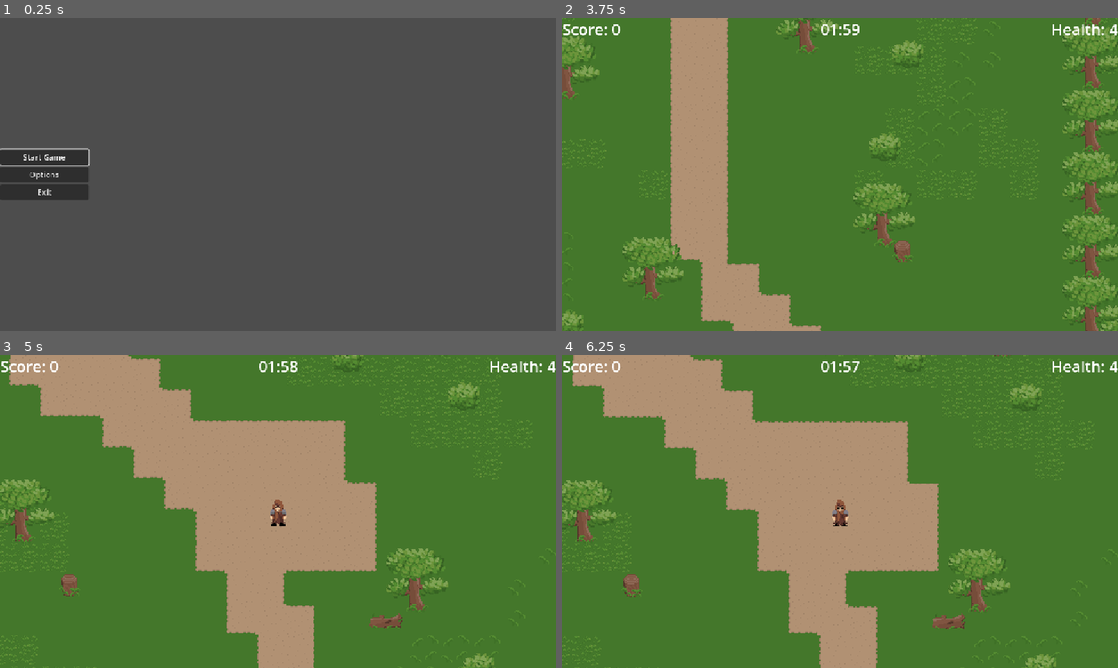
Above: before the commit, frames 1-4 (two rows, left to right).
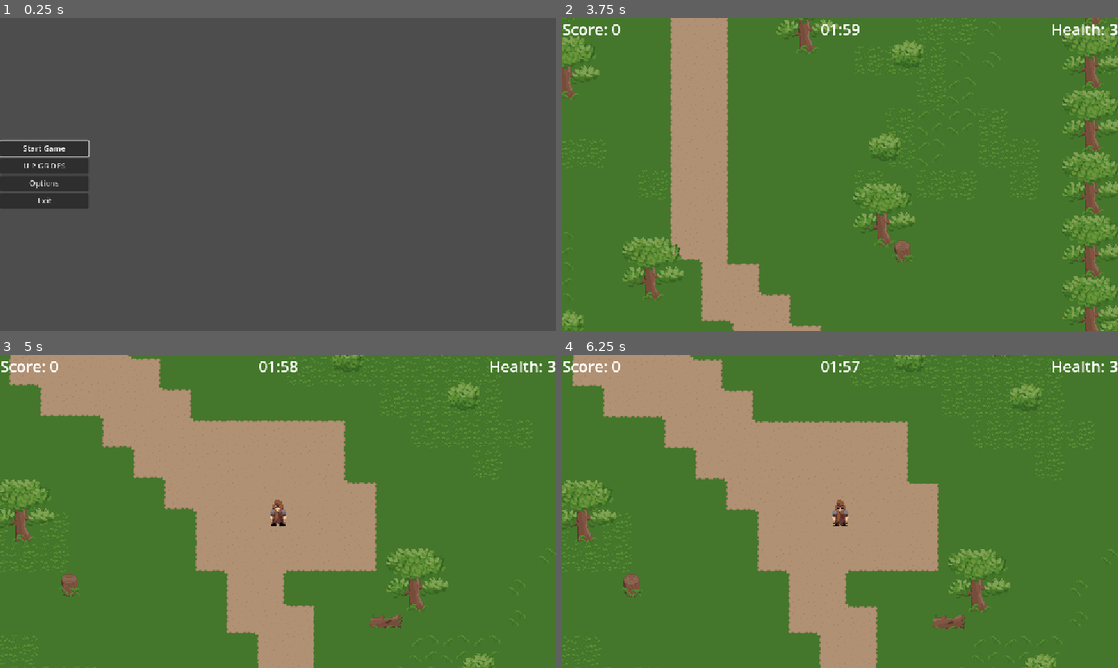
Above: after the commit, the same moments.

Repository: SethDotOrg/smallgame
Game: Godot game, scene res://Scenes/UI/main_menu.tscn
The game is run twice, just before and just after one commit, with the same random seed, the same clock (stepped at 60 frames per second) and the same inputs.
Inputs (mouse positions are in pixels of both pictures, inside the frame that each line leads up to):
- Up to frame 1 (0.25 s): no input
- Up to frame 2 (3.75 s): click (606, 165) at 0.5 s, where only the run after the commit has a clickable "U P GR DES"; click (656, 115) at 1.27 s; click "Start Game" at 2 s; click (756, 111) at 2.75 s; click (739, 89) at 3.5 s
- Up to frame 3 (5 s): tap Enter at 4.25 s; hold Up (attack_up) from 4.28 s (still down)
- Up to frame 4 (6.25 s): keep holding Up (attack_up)

The runs differ from the first frame. In frame 1, 1.5% of the frame differs, in the area x 0-17%, y 39-61%; in frame 2, less than 0.1%; in frame 3, less than 0.1%; in frame 4, less than 0.1%.

Commit message:
add upgrade menu start

Diff:
--- /dev/null
+++ b/Scenes/UI/Upgrades.tscn
@@ -0,0 +1,71 @@
+[gd_scene load_steps=8 format=3 uid="uid://c7a6tfk47uxt1"]
+
+[ext_resource type="Texture2D" uid="uid://dghgvto1y1asr" path="res://Sprites/UI/ArrowBack Unpressed.png" id="1_1878f"]
+[ext_resource type="Script" uid="uid://bdx5ix6wo2lyc" path="res://Scripts/UI/upgrades.gd" id="1_ss206"]
+[ext_resource type="Texture2D" uid="uid://bgwmvfw8krfuw" path="res://Sprites/UI/ArrowBack pressed.png" id="2_ss206"]
+[ext_resource type="Texture2D" uid="uid://s3lqy4udgerl" path="res://Sprites/UI/ArrowBack Unpressed Focussed.png" id="3_e6vcm"]
+[ext_resource type="Texture2D" uid="uid://b3fmmri54cirx" path="res://Sprites/UI/Plus Unpressed.png" id="7_y82po"]
+[ext_resource type="Texture2D" uid="uid://s1yw1r8hkudh" path="res://Sprites/UI/Plus Pressed.png" id="8_bumd1"]
+[ext_resource type="Texture2D" uid="uid://brulh301wapic" path="res://Sprites/UI/Plus Unpressed Focussed.png" id="9_a6y6k"]
+
+[node name="Upgrades" type="Control"]
+layout_mode = 3
+anchors_preset = 15
+anchor_right = 1.0
+anchor_bottom = 1.0
+grow_horizontal = 2
+grow_vertical = 2
+script = ExtResource("1_ss206")
+
+[node name="CanvasLayer" type="CanvasLayer" parent="."]
+layer = 128
+follow_viewport_scale = 2.0
+
+[node name="Title" type="RichTextLabel" parent="CanvasLayer"]
+offset_right = 1004.0
+offset_bottom = 131.0
+theme_override_font_sizes/normal_font_size = 94
+text = "Upgrades
+"
+
+[node name="AudioMenu" type="VBoxContainer" parent="CanvasLayer"]
+anchors_preset = 4
+anchor_top = 0.5
+anchor_bottom = 0.5
+offset_left = 32.0
+offset_top = -137.0
+offset_right = 357.0
+offset_bottom = 137.0
+grow_vertical = 2
+
+[node name="BackButtonToOptionsMenu" type="TextureButton" parent="CanvasLayer/AudioMenu"]
+custom_minimum_size = Vector2(32, 0)
+layout_mode = 2
+texture_normal = ExtResource("1_1878f")
+texture_pressed = ExtResource("2_ss206")
+texture_hover = ExtResource("3_e6vcm")
+
+[node name="HealthLabel" type="RichTextLabel" parent="CanvasLayer/AudioMenu"]
+layout_mode = 2
+bbcode_enabled = true
+text = "Health"
+fit_content = true
+
+[node name="Health" type="HFlowContainer" parent="CanvasLayer/AudioMenu"]
+layout_mode = 2
+
+[node name="ProgressBar" type="ProgressBar" parent="CanvasLayer/AudioMenu/Health"]
+layout_mode = 2
+size_flags_horizontal = 3
+size_flags_vertical = 1
+max_value = 10.0
+step = 1.0
+
+[node name="Plus" type="TextureButton" parent="CanvasLayer/AudioMenu/Health"]
+layout_mode = 2
+texture_normal = ExtResource("7_y82po")
+texture_pressed = ExtResource("8_bumd1")
+texture_hover = ExtResource("9_a6y6k")
+
+[connection signal="pressed" from="CanvasLayer/AudioMenu/BackButtonToOptionsMenu" to="." method="_on_back_button_to_options_menu_pressed"]
+[connection signal="pressed" from="CanvasLayer/AudioMenu/Health/Plus" to="." method="_on_plus_pressed"]
--- a/Scenes/UI/main_menu.tscn
+++ b/Scenes/UI/main_menu.tscn
@@ -30,6 +30,11 @@
 focus_neighbor_top = NodePath("../Exit")
 text = "MENU_START"
 
+[node name="Upgrades" type="Button" parent="CanvasLayer/VBoxContainer"]
+layout_mode = 2
+text = "U P GR DES
+"
+
 [node name="Options" type="Button" parent="CanvasLayer/VBoxContainer"]
 layout_mode = 2
 text = "MENU_OPTIONS"
@@ -40,5 +45,6 @@
 text = "MENU_EXIT"
 
 [connection signal="pressed" from="CanvasLayer/VBoxContainer/Start" to="." method="_on_start_pressed"]
+[connection signal="pressed" from="CanvasLayer/VBoxContainer/Upgrades" to="." method="_on_upgrades_pressed"]
 [connection signal="pressed" from="CanvasLayer/VBoxContainer/Options" to="." method="_on_options_pressed"]
 [connection signal="pressed" from="CanvasLayer/VBoxContainer/Exit" to="." method="_on_exit_pressed"]
--- a/Scripts/UI/main_menu.gd
+++ b/Scripts/UI/main_menu.gd
@@ -12,6 +12,8 @@
 
 func _on_start_pressed():
 	get_tree().change_scene_to_file("res://Scenes/UI/LevelSelect.tscn")
+func _on_upgrades_pressed():
+	get_tree().change_scene_to_file("res://Scenes/UI/Upgrades.tscn")
 func _on_options_pressed():
 	get_tree().change_scene_to_file("res://Scenes/UI/options_main_menu.tscn")
 func _on_exit_pressed():
--- /dev/null
+++ b/Scripts/UI/upgrades.gd
@@ -0,0 +1,17 @@
+extends Control
+
+@onready var _health_value_bar = $CanvasLayer/AudioMenu/Health/ProgressBar
+
+var health_value
+
+func _ready():
+	health_value = GlobalVariables.health
+
+func _on_back_button_to_options_menu_pressed():
+	#back to main menu
+	get_tree().change_scene_to_file("res://Scenes/UI/main_menu.tscn")
+func _on_plus_pressed():
+	health_value = health_value + 1
+	GlobalVariables.health = health_value
+	_health_value_bar.value = health_value
+	print("HEALTH: ",GlobalVariables.health)
--- a/Scripts/global_variables.gd
+++ b/Scripts/global_variables.gd
@@ -3,5 +3,9 @@
 var score = 0
 var player_attacking:bool = false
 
+#level selections
 var level: String
 var weapon: String
+
+#player upgrades
+var health: int
--- a/Scripts/player.gd
+++ b/Scripts/player.gd
@@ -6,7 +6,7 @@
 @export var _base_ui: Control
 @export var _weapon_animation_player: AnimationPlayer
 @export var speed = 125 # How fast the player will move (pixels/sec).
-@export var HEALTH = 4
+@export var HEALTH = 3 + GlobalVariables.health
 
 @onready var sword_up = $Weapon/SwordUp
 @onready var sword_down = $Weapon/SwordDown
Not shown, added: Scripts/UI/upgrades.gd.uid
